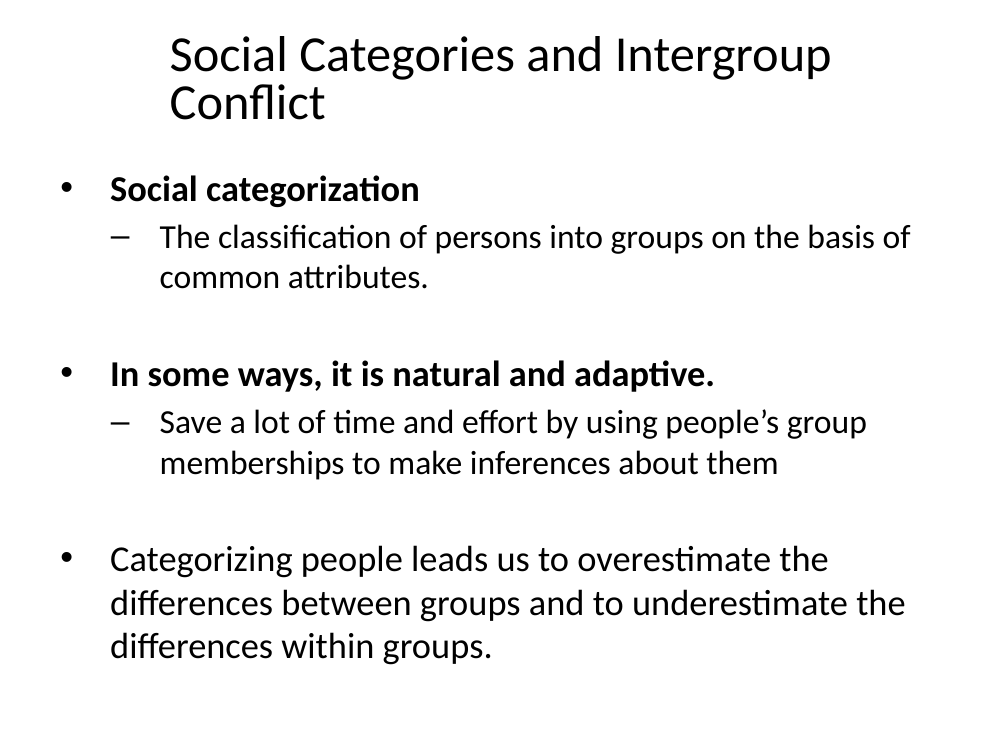
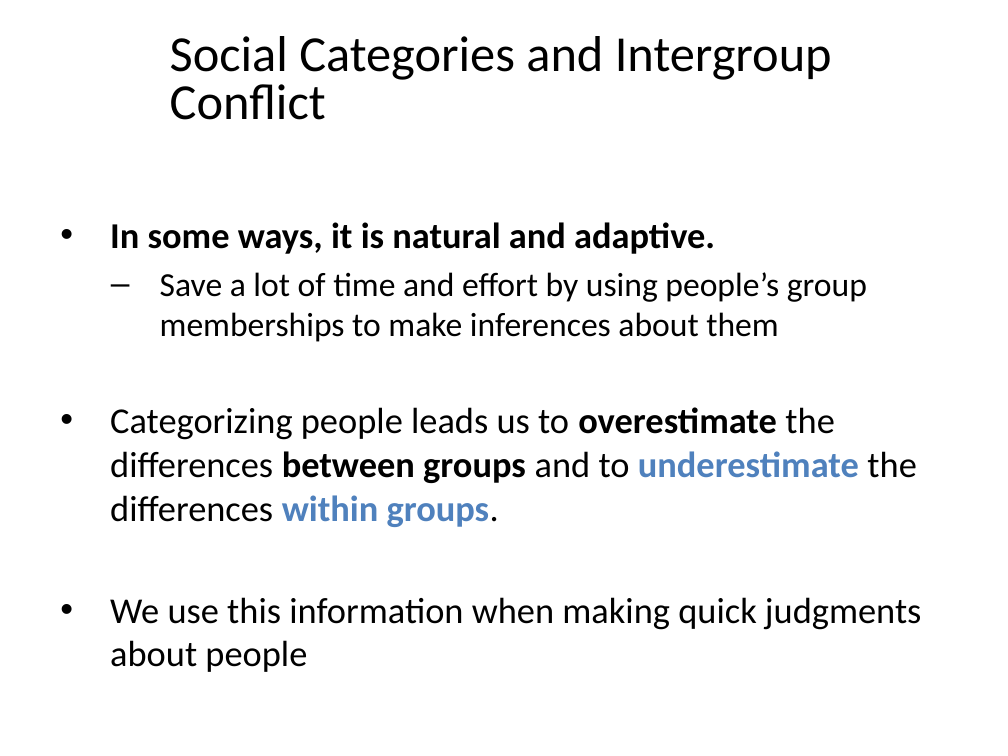
Before and after one commit to npm27/Teaching-Materials, a slide deck: slide 25 of Social Psych/Slides/6 Prejudice and Stereotypes.pptx (slide 28 before the commit). Drawn at 1008x756 pixels with LibreOffice and Linux fonts; fonts in the diff are those of the drawing. Boxes give left, top, right and bottom in pixels: in the first picture for what was removed or moved away, otherwise in the second. Text is boxed around its words. In the diff, an @@ line names an element or a change of style, - is before the commit and + after.

Commit message:
update social slides

```diff
--- a/Social Psych/Slides/6 Prejudice and Stereotypes.pptx
+++ b/Social Psych/Slides/6 Prejudice and Stereotypes.pptx
@@ text at (110,175,911,289): paragraphs removed @@
-• Social categorization
-  – The classification of persons into groups on the basis of common attributes.
@@ text at (110,407,916,527): text colour #000000 to #4F81BD in "underestimate within groups."; bold on in "overestimate between groups underestimate within groups." @@
@@ text at (110,597,921,672): paragraph added @@
+• We use this information when making quick judgments about people
```
Also in this commit, not shown: 25 other slides changed, 6 slides added, 12 slides removed, 2 other files.
